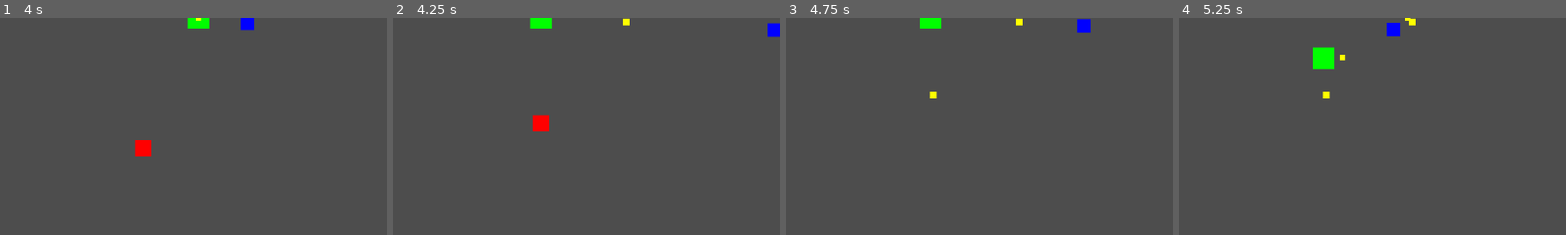
Above: before the commit, frames 1-4 (left to right).
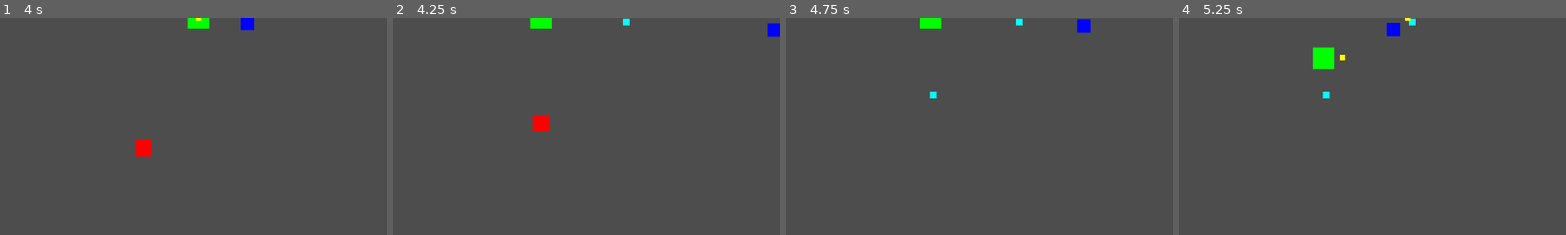
Above: after the commit, the same moments.

Repository: zaamold/Polygon-Protocol
Game: Godot game, scene res://scenes/main.tscn
Two runs of this game, one before a commit and one after it. Both use one fixed random seed, a clock stepped at 60 frames per second and the inputs below.
Inputs (mouse positions are % of the whole screen's width and height, from its top left):
- Up to frame 1 (4 s): tap Enter at 0.5 s; move the mouse to (72, 45) at 0.52 s; hold Right (ui_right) 0.53-1.25 s; click (72, 45) at 0.67 s; drag from (30, 55) to (27, 16) at 1.27 s; move the mouse to (60, 28) at 2.02 s; hold Right (ui_right) 2.03-2.75 s; drag from (45, 70) to (53, 29) at 2.77 s; move the mouse to (80, 65) at 3.52 s; hold Left (ui_left) from 3.53 s (still down)
- Up to frame 2 (4.25 s): keep holding Left (ui_left)
- Up to frame 3 (4.75 s): release Left (ui_left) at 4.25 s; drag from (20, 35) to (35, 25) at 4.27 s
- Up to frame 4 (5.25 s): move the mouse to (55, 50) at 5.02 s; hold Down (ui_down) from 5.03 s (still down); click (55, 50) at 5.17 s
The pictures show only the part of the screen within x 0-50%, y 0-50%; the shares and areas given below are measured in that part.

Frame 1 is identical in both runs. In frame 2, less than 0.1% of the frame differs, in the area x 59-62%, y 0-4%; in frame 3, 0.1%, in the area x 37-62%, y 0-38%; in frame 4, 0.1%.

Commit message:
feat: make pickups visually distinct from projectiles
Changed pickup color from yellow to cyan. Pickups are now instantly
recognizable as separate from projectiles during fast gameplay.

Co-Authored-By: Claude Haiku 4.5 <noreply@anthropic.com>
Claude-Session: https://claude.ai/code/session_017aEvyQFGYX2Re5qMhKUZMe

Diff:
--- a/scenes/pickup.tscn
+++ b/scenes/pickup.tscn
@@ -18,7 +18,7 @@
 offset_top = -5.0
 offset_right = 5.0
 offset_bottom = 5.0
-color = Color(1, 1, 0, 1)
+color = Color(0, 1, 1, 1)
 
 [node name="CollisionShape2D" type="CollisionShape2D" parent="." unique_id=1771975343]
 shape = SubResource("CircleShape2D_7cqbe")
